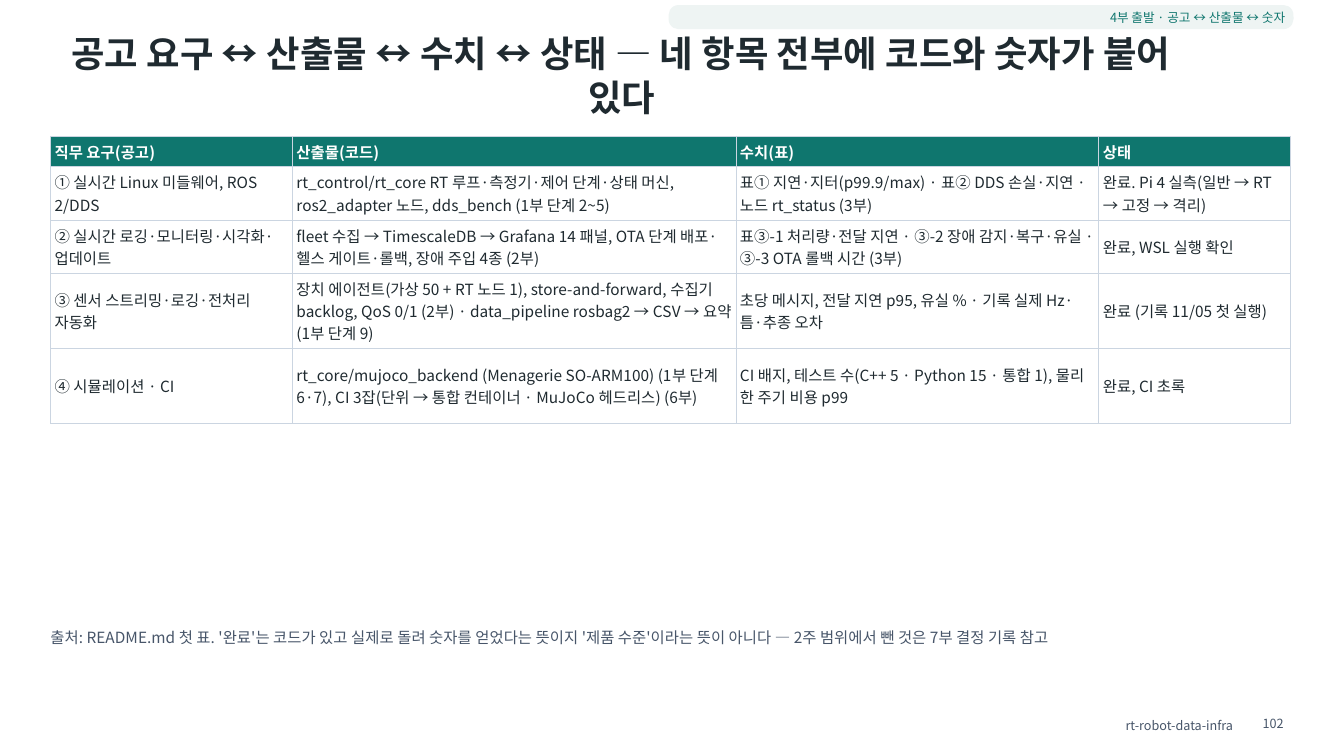
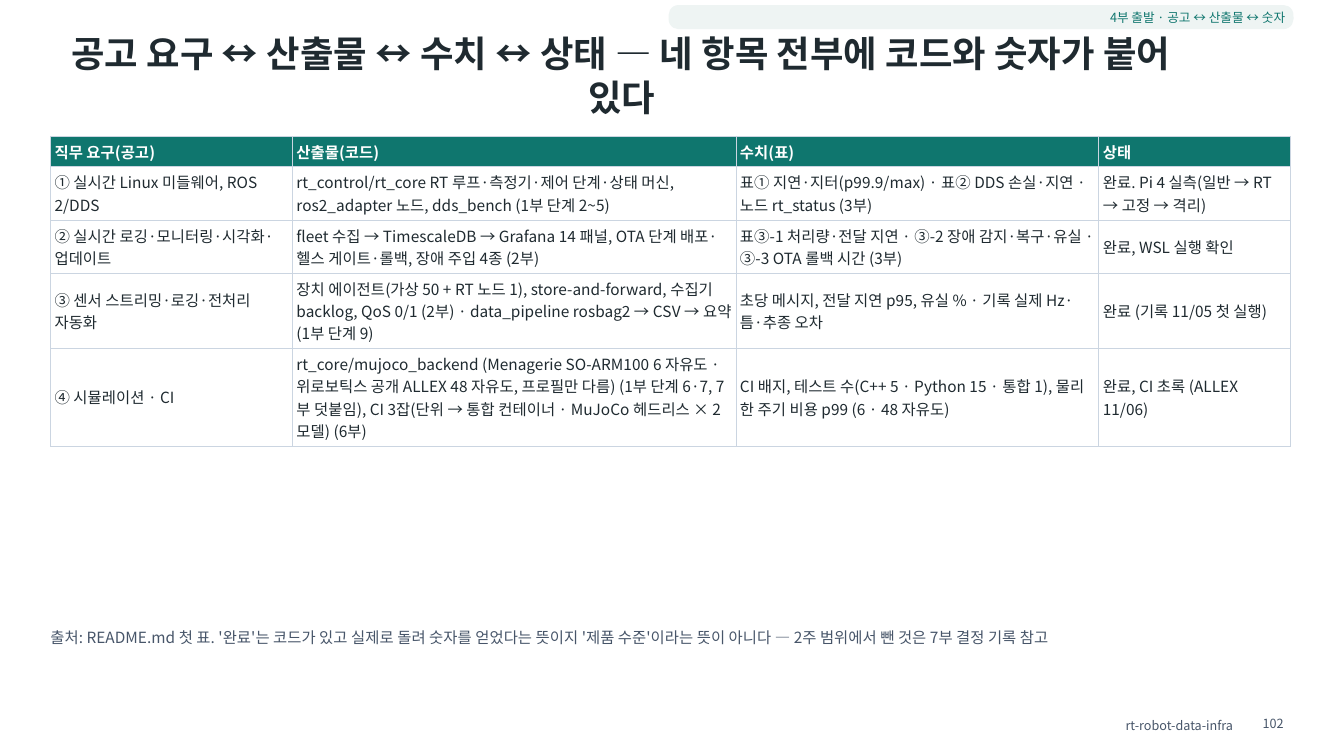
Before and after one commit to ohevance/rt-robot-data-infra, a slide deck: slide 102 of docs/deck/rt-robot-data-infra.pptx. Drawn at 1344x756 pixels with LibreOffice and Linux fonts; fonts in the diff are those of the drawing. Boxes give left, top, right and bottom in pixels: in the first picture for what was removed or moved away, otherwise in the second. Text is boxed around its words. In the diff, an @@ line names an element or a change of style, - is before the commit and + after.

```diff
--- a/docs/deck/rt-robot-data-infra.pptx
+++ b/docs/deck/rt-robot-data-infra.pptx
@@ table at (50, 136, 1291, 444) @@
-row 5: ④ 시뮬레이션 · CI | rt_core/mujoco_backend (Menagerie SO-ARM100) (1부 단계 6·7), CI 3잡(단위 → 통합 컨테이너 · MuJoCo 헤드리스) (6부) | CI 배지, 테스트 수(C++ 5 · Python 15 · 통합 1), 물리 한 주기 비용 p99 | 완료, CI 초록
+row 5: ④ 시뮬레이션 · CI | rt_core/mujoco_backend (Menagerie SO-ARM100 6 자유도 · 위로보틱스 공개 ALLEX 48 자유도, 프로필만 다름) (1부 단계 6·7, 7부 덧붙임), CI 3잡(단위 → 통합 컨테이너 · MuJoCo 헤드리스 × 2 모델) (6부) | CI 배지, 테스트 수(C++ 5 · Python 15 · 통합 1), 물리 한 주기 비용 p99 (6 · 48 자유도) | 완료, CI 초록 (ALLEX 11/06)
```
Also in this commit, not shown: 10 other slides changed, 1 slide added, 43 other files.
